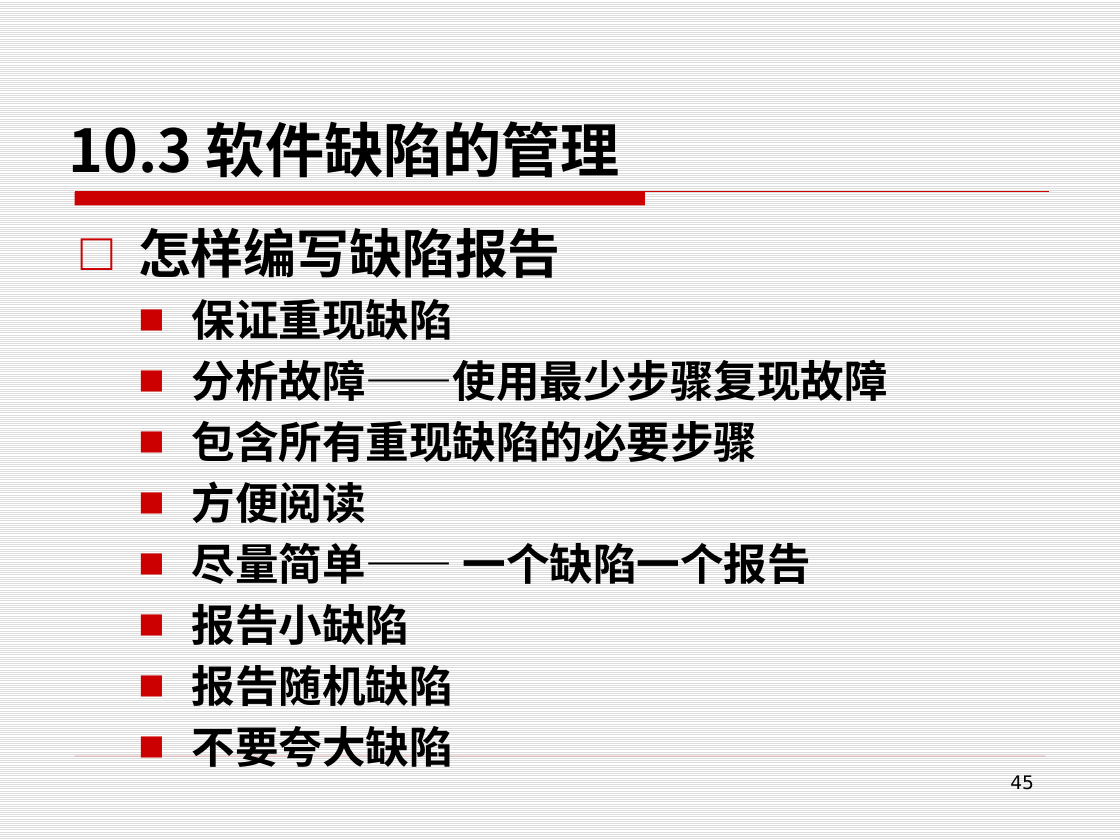
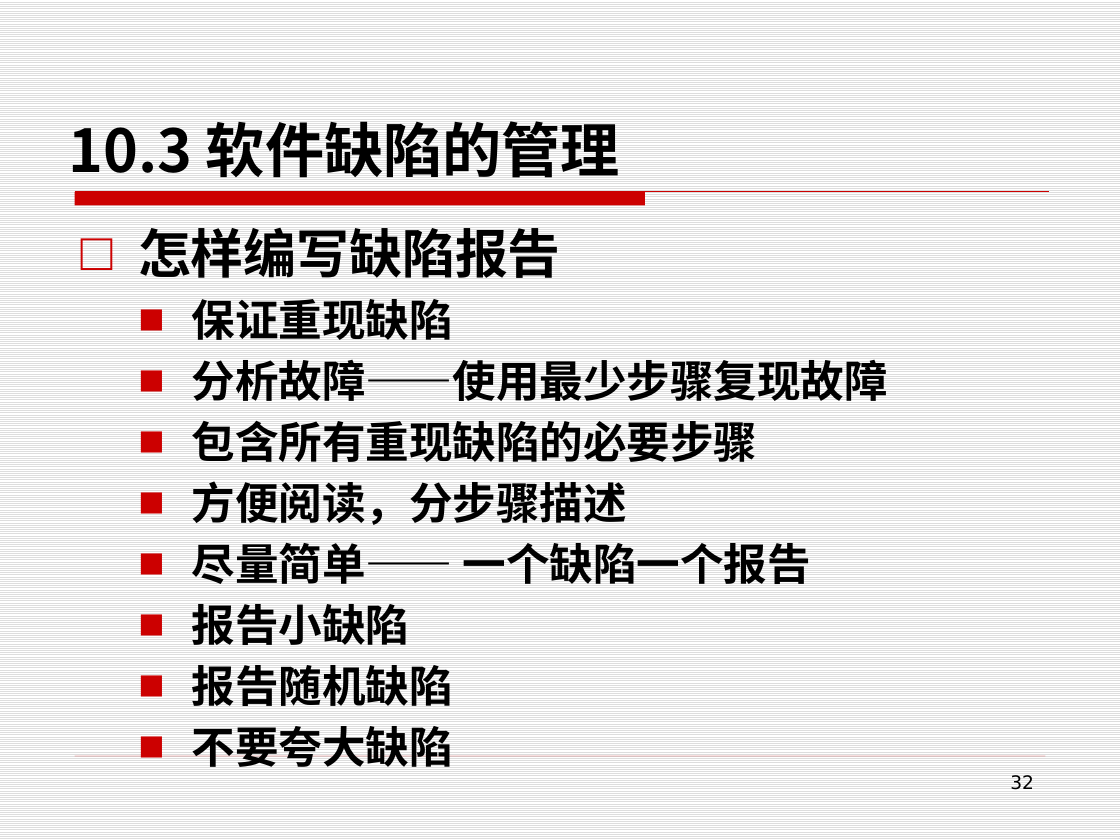
Before and after one commit to edu2act/course-foundation-software-tesing, a slide deck: slide 32 of PPT/第三部分 软件测试应用/10.3 测试过程管理.pptx (slide 45 before the commit). Drawn at 1120x840 pixels with LibreOffice and Linux fonts; fonts in the diff are those of the drawing. Boxes give left, top, right and bottom in pixels: in the first picture for what was removed or moved away, otherwise in the second. Text is boxed around its words. In the diff, an @@ line names an element or a change of style, - is before the commit and + after.

```diff
--- a/PPT/第三部分 软件测试应用/10.3 测试过程管理.pptx
+++ b/PPT/第三部分 软件测试应用/10.3 测试过程管理.pptx
@@ text at (192, 481, 627, 525): text changed @@
-  ■ 方便阅读
+  ■ 方便阅读，分步骤描述
@@ page number at (1010, 775, 1034, 789): text changed @@
-45
+32
```
Also in this commit, not shown: 4 other slides changed, 13 slides removed, 18 other files.
